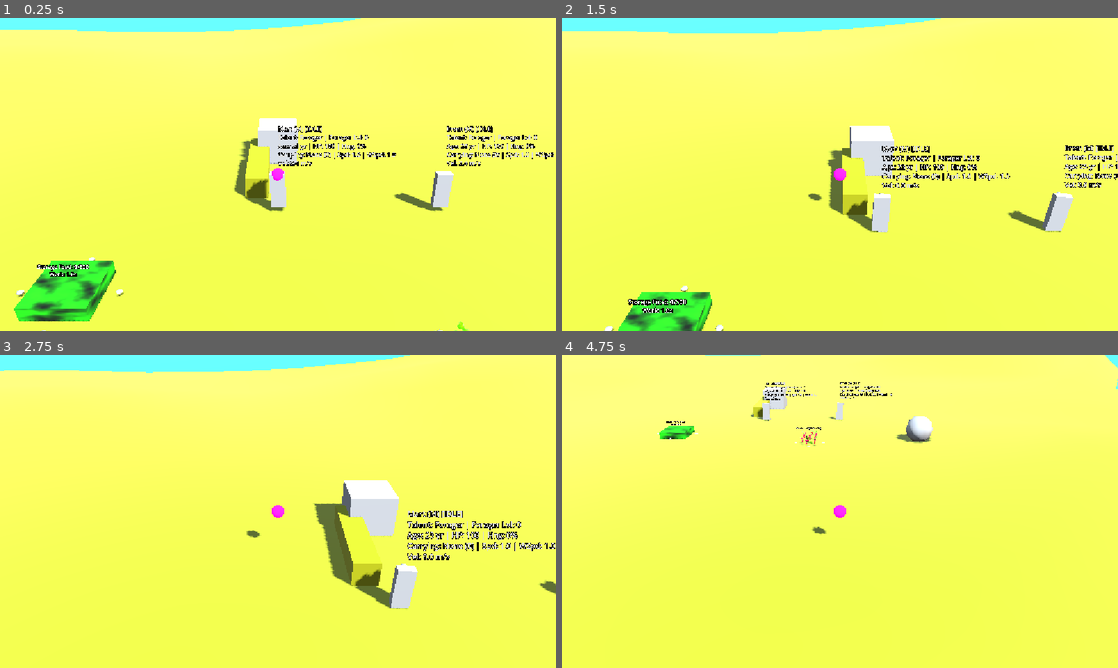
Above: before the commit, frames 1-4 (two rows, left to right).
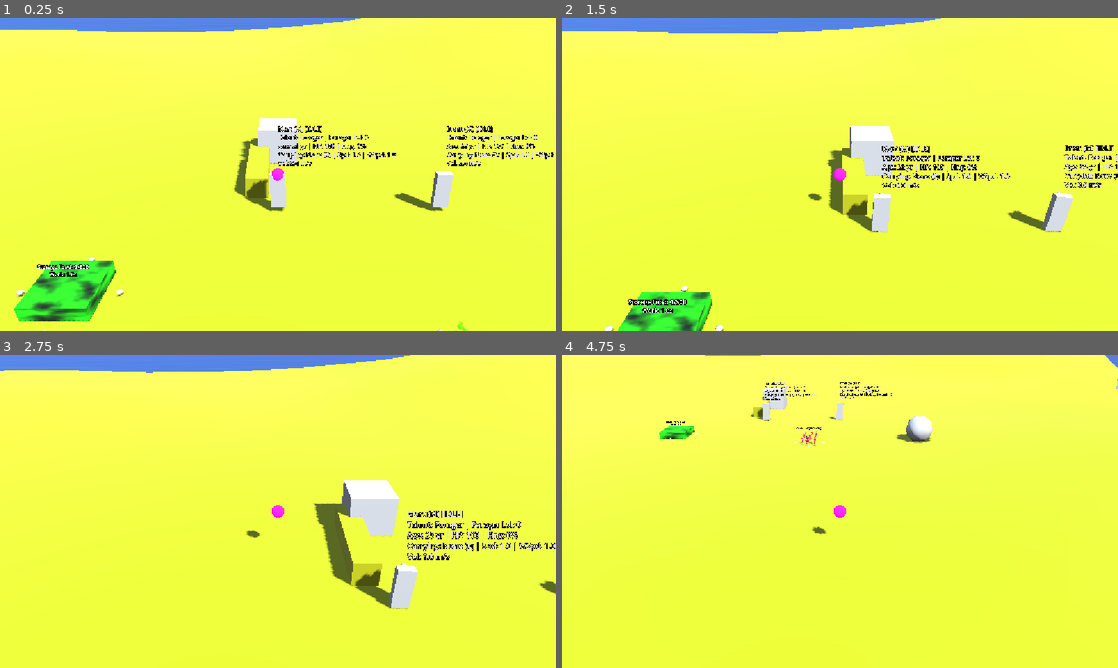
Above: after the commit, the same moments.

Repository: snowydad/Tribe
Game: Godot game, scene res://src/main/main.tscn
Two runs of this game, one before a commit and one after it. Both use one fixed random seed, a clock stepped at 60 frames per second and the inputs below. The project has no main scene, so this scene is started directly.
Inputs (mouse positions are in pixels of both pictures, inside the frame that each line leads up to):
- Up to frame 1 (0.25 s): no input
- Up to frame 2 (1.5 s): tap Enter at 0.5 s; move the mouse to (962, 158) at 0.52 s; tap 0 at 0.6 s; click (962, 158) at 0.67 s; tap Space at 1.25 s; drag from (728, 190) to (812, 237) at 1.27 s
- Up to frame 3 (2.75 s): tap Enter at 2 s; move the mouse to (333, 442) at 2.02 s; tap 2 at 2.1 s; click (333, 442) at 2.17 s
- Up to frame 4 (4.75 s): drag from (812, 574) to (673, 464) at 2.77 s; move the mouse to (1006, 558) at 3.52 s; tap 4 at 3.6 s; click (1006, 558) at 3.67 s; tap Space at 4.25 s; drag from (673, 464) to (756, 433) at 4.27 s

The runs differ from the first frame. In frame 1, 38% of the frame differs, in the area x 0-100%, y 0-45%; in frame 2, 37%; in frame 3, 36%; in frame 4, 38%, in the area x 0-100%, y 0-50%.

Commit message:
Some kind of paths glitch...

Diff:
--- /dev/null
+++ b/assets/models/M_Ground.tres
@@ -0,0 +1,10 @@
+[gd_resource type="StandardMaterial3D" format=3 uid="uid://ck5o04nlff80n"]
+
+[resource]
+resource_name = "M_Ground"
+cull_mode = 2
+albedo_color = Color(0.5408801, 0.5442964, 0.124695055, 1)
+metallic_specular = 0.26
+roughness = 0.5
+proximity_fade_distance = 0.01
+stencil_flags = 2
--- /dev/null
+++ b/assets/models/M_Sea.tres
@@ -0,0 +1,23 @@
+[gd_resource type="StandardMaterial3D" format=3 uid="uid://m253fhpxo7bn"]
+
+[ext_resource type="Texture2D" uid="uid://siyn4ljkqcga" path="res://assets/materials/T_SeaNoise.tres" id="1_8f076"]
+
+[sub_resource type="NoiseTexture2D" id="NoiseTexture2D_iiywn"]
+
+[resource]
+resource_name = "M_Sea"
+transparency = 1
+cull_mode = 2
+depth_draw_mode = 1
+albedo_color = Color(0.12480002, 0.7035599, 0.78, 0.56078434)
+albedo_texture = ExtResource("1_8f076")
+metallic = 0.34
+roughness = 0.52
+normal_texture = SubResource("NoiseTexture2D_iiywn")
+clearcoat = 0.31
+clearcoat_roughness = 0.3
+anisotropy = 0.59
+refraction_enabled = true
+grow_amount = -0.1
+stencil_flags = 2
+stencil_color = Color(0.12156863, 0.69803923, 0.7764706, 0.41568628)
--- a/src/environment/terrain.tscn
+++ b/src/environment/terrain.tscn
@@ -2,6 +2,7 @@
 
 [ext_resource type="PackedScene" uid="uid://27ivc4umqj" path="res://assets/models/sea.glb" id="1_0u6kl"]
 [ext_resource type="PackedScene" uid="uid://cq6jiof8dnrpj" path="res://assets/models/terrain00.glb" id="2_avahw"]
+[ext_resource type="Material" uid="uid://m253fhpxo7bn" path="res://assets/materials/M_Sea.tres" id="2_vbb2g"]
 
 [sub_resource type="NavigationMesh" id="NavigationMesh_csncc"]
 vertices = PackedVector3Array(59.799995, 6.5999994, -47.40001, 60.6, 5.8, -47.800007, 59.799995, 6.5999994, -47.800007, …(9530 unchanged characters)…
@@ -20,6 +21,9 @@
 [node name="sea" parent="." unique_id=369295719 instance=ExtResource("1_0u6kl")]
 transform = Transform3D(2, 0, 0, 0, 1, 0, 0, 0, 2, 0, 0, 0)
 
+[node name="Water_001" parent="sea" index="0" unique_id=1380510213]
+material_override = ExtResource("2_vbb2g")
+
 [node name="NavigationRegion3D" type="NavigationRegion3D" parent="." unique_id=620323599]
 navigation_mesh = SubResource("NavigationMesh_csncc")
 
